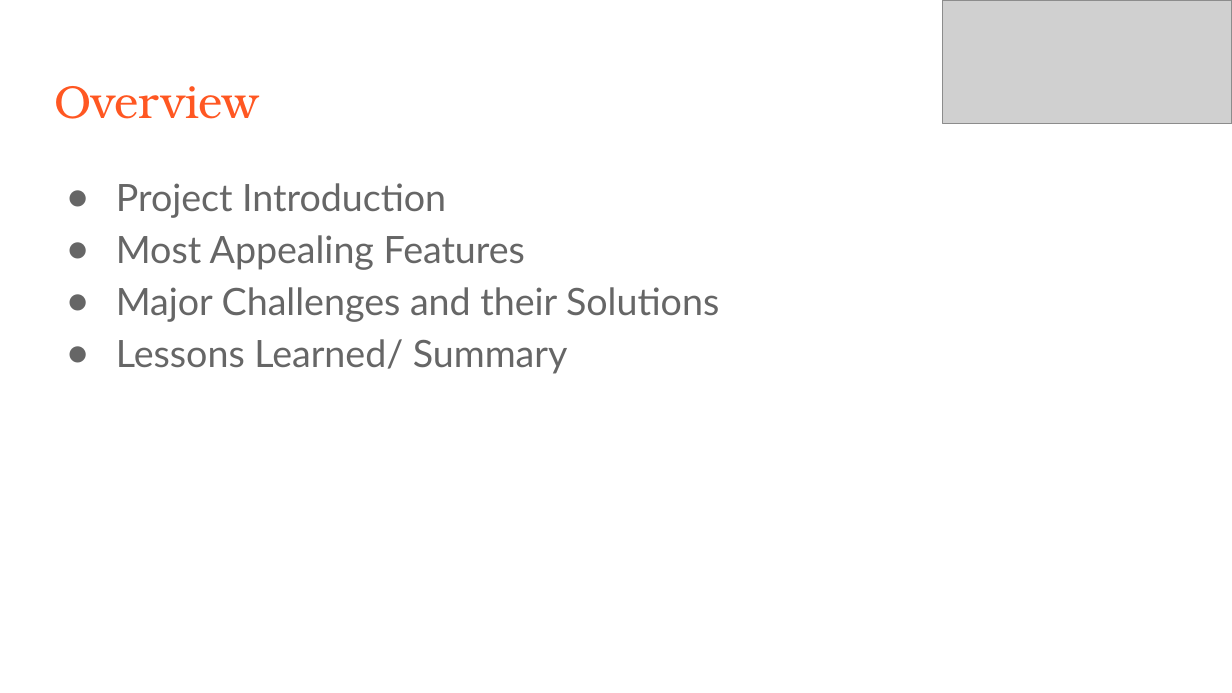
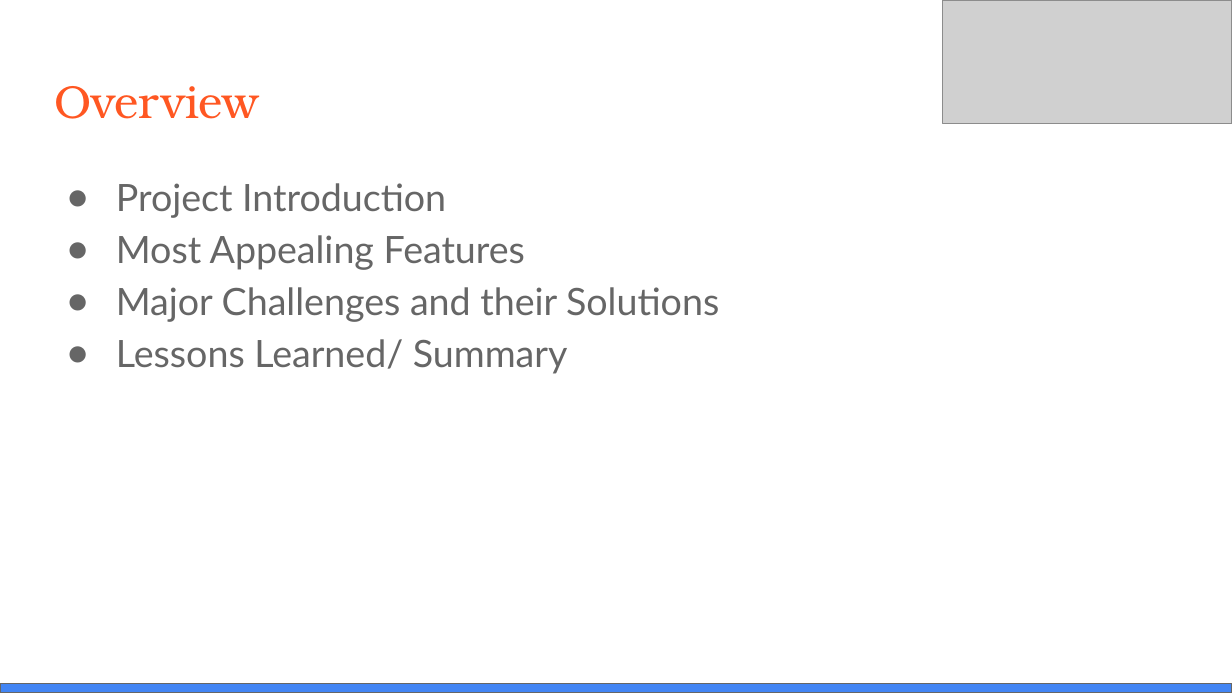
Before and after one commit to tmyarow/CS3704_Project, a slide deck: slide 2 of Restaurant Automation - Final Presentation.pptx. Drawn at 1232x693 pixels with LibreOffice and Linux fonts; fonts in the diff are those of the drawing; grey boxes stand for pictures. Boxes give left, top, right and bottom in pixels: in the first picture for what was removed or moved away, otherwise in the second. Text is boxed around its words. In the diff, an @@ line names an element or a change of style, - is before the commit and + after.

```diff
--- a/Restaurant Automation - Final Presentation.pptx
+++ b/Restaurant Automation - Final Presentation.pptx
@@ rectangle added at bbox=[0, 684, 1232, 693], fill #4285F4, outline #666666 0.75 pt @@
```
Also in this commit, not shown: 3 other slides changed, 6 slides added, 3 slides removed.
